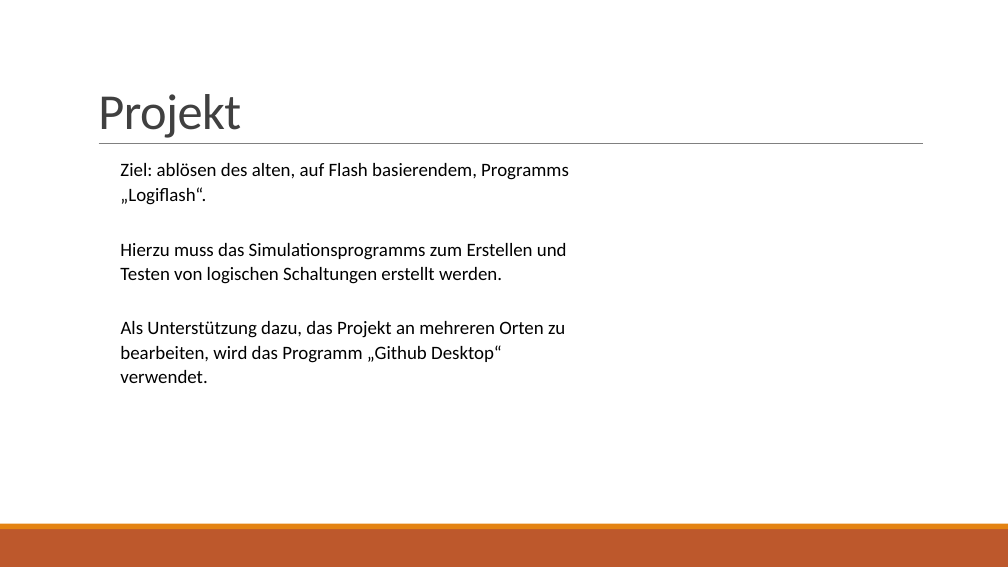
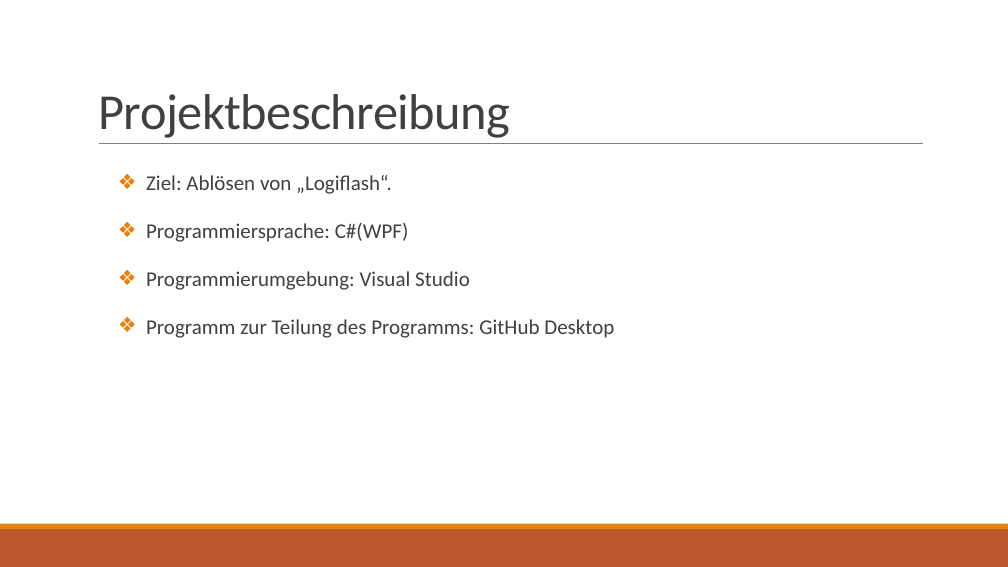
Before and after one commit to M4r3thyu/Error_NameNotFound, a slide deck: slide 4 of Praesentation.pptx (slide 5 before the commit). Drawn at 1008x567 pixels with LibreOffice and Linux fonts; fonts in the diff are those of the drawing. Boxes give left, top, right and bottom in pixels: in the first picture for what was removed or moved away, otherwise in the second. Text is boxed around its words. In the diff, an @@ line names an element or a change of style, - is before the commit and + after.

```diff
--- a/Praesentation.pptx
+++ b/Praesentation.pptx
@@ title at (98, 94, 510, 138): text changed @@
-Projekt
+Projektbeschreibung
@@ text removed at (120, 163, 569, 383) @@
-Ziel: ablösen des alten, auf Flash basierendem, Programms „Logiflash“.
-Hierzu muss das Simulationsprogramms zum Erstellen und Testen von logischen Schaltungen erstellt werden.
-Als Unterstützung dazu, das Projekt an mehreren Orten zu bearbeiten, wird das Programm „Github Desktop“ verwendet.
@@ text added at (146, 175, 614, 338), 20 pt, text #404040 @@
+❖ Ziel: Ablösen von „Logiflash“.
+❖ Programmiersprache: C#(WPF)
+❖ Programmierumgebung: Visual Studio
+❖ Programm zur Teilung des Programms: GitHub Desktop
```
Also in this commit, not shown: 1 other slide changed, 2 slides added, 1 slide removed, 1 other file.
